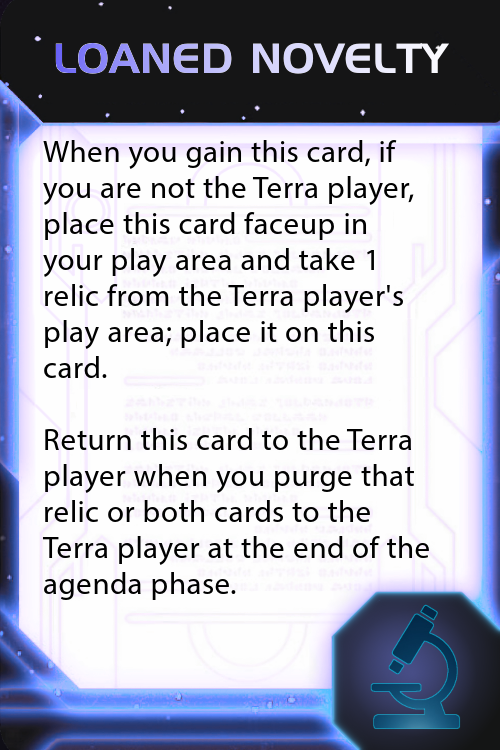
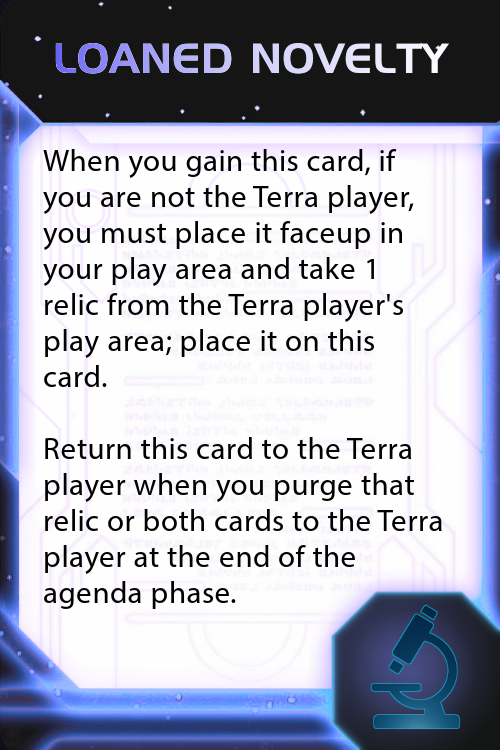
Revision of a layered 500px x 750px image; what changed, layer by layer:
painted on "When you gain this card, if yo..." over [42, 140, 442, 609]